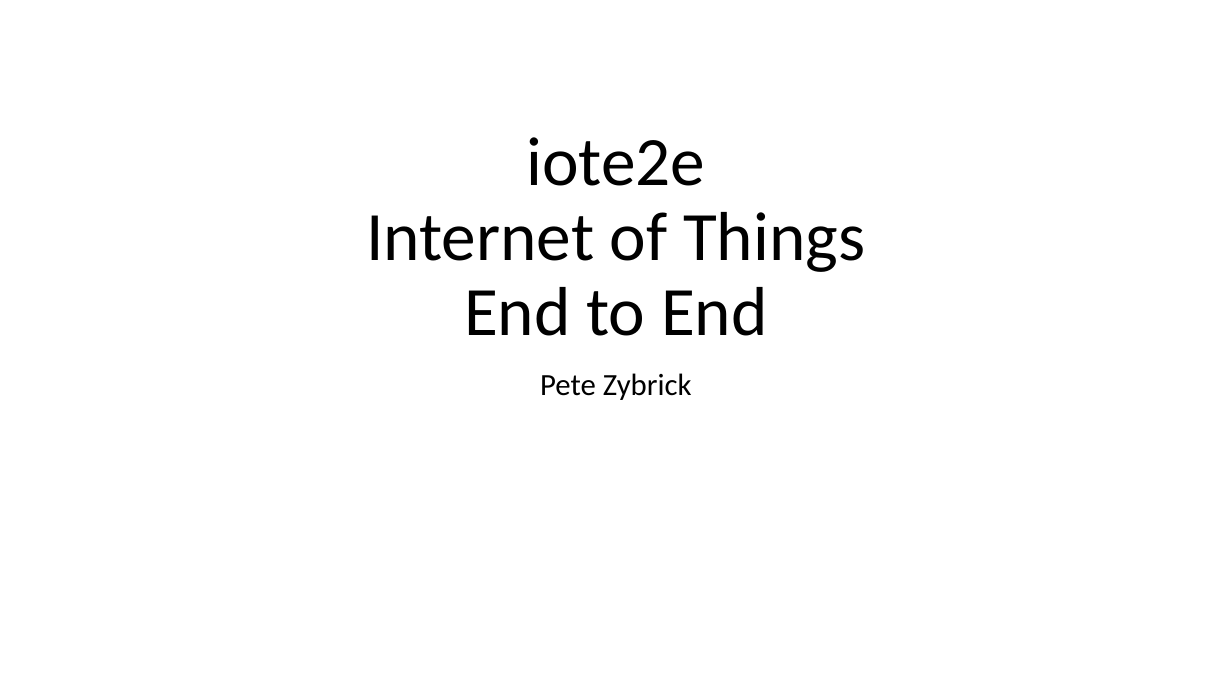
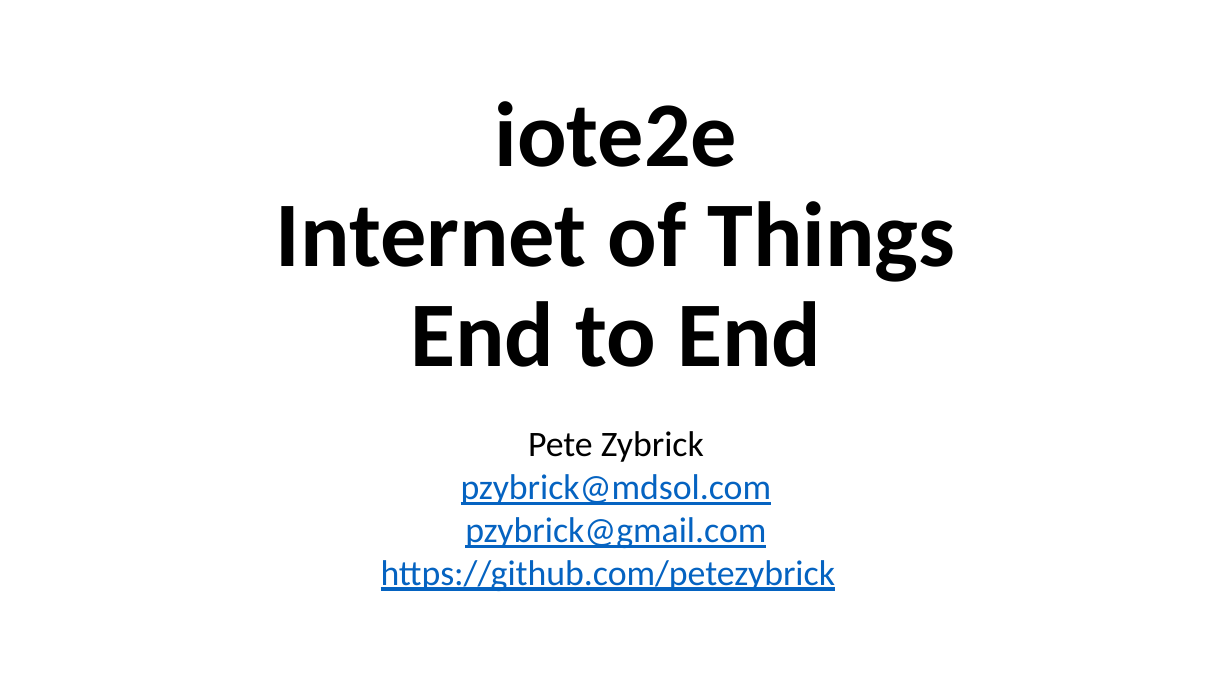
Before and after one commit to petezybrick/iote2e, a slide deck: slide 1 of iote2e-common/src/site/markdown/slides/iote2e-dryrun-20170904.pptx. Drawn at 1232x693 pixels with LibreOffice and Linux fonts; fonts in the diff are those of the drawing. Boxes give left, top, right and bottom in pixels: in the first picture for what was removed or moved away, otherwise in the second. Text is boxed around its words. In the diff, an @@ line names an element or a change of style, - is before the commit and + after.

Commit message:
updated ppt

```diff
--- a/iote2e-common/src/site/markdown/slides/iote2e-dryrun-20170904.pptx
+++ b/iote2e-common/src/site/markdown/slides/iote2e-dryrun-20170904.pptx
@@ title "iote2e Internet of Things End ...": place and size @@
-title "iote2e Internet of Things End ..." at (366, 137, 865, 336)
+title "iote2e Internet of Things End ..." at (276, 101, 955, 367)
@@ title "iote2e Internet of Things End ..." at (276, 101, 955, 367): size 54 to 72 pt, bold on @@
@@ subtitle "Pete Zybrick": place and size @@
-subtitle "Pete Zybrick" at (540, 373, 692, 400)
+subtitle "Pete Zybrick" at (381, 431, 835, 591)
@@ subtitle at (528, 431, 704, 462): size 24 to 27.9 pt in "Pete Zybrick"; line spacing 0.9 to 0.7 @@
@@ subtitle at (381, 474, 835, 591): paragraphs added @@
+pzybrick@mdsol.com
+pzybrick@gmail.com
+https://github.com/petezybrick
```
Also in this commit, not shown: 24 slides added, 1 slide removed.
